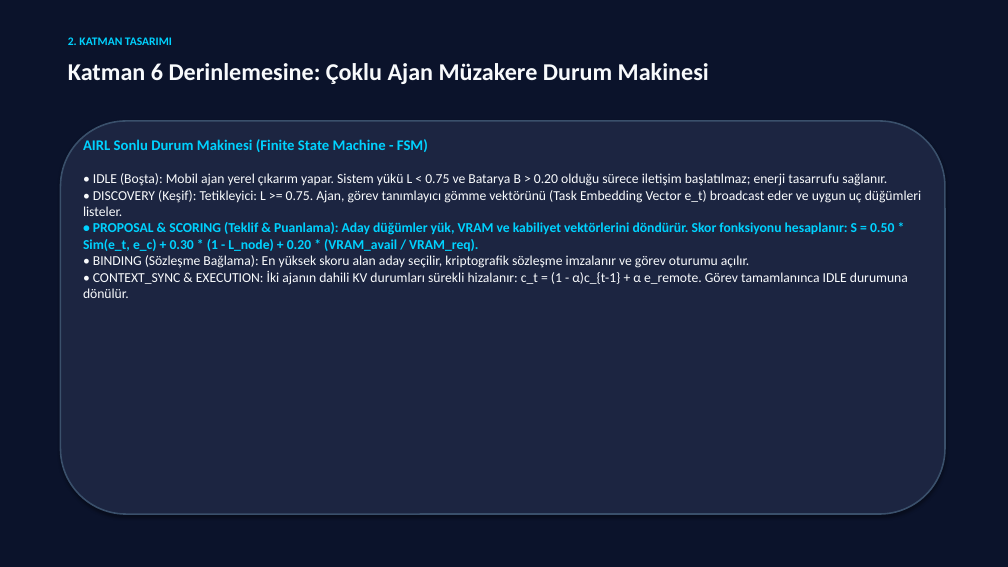
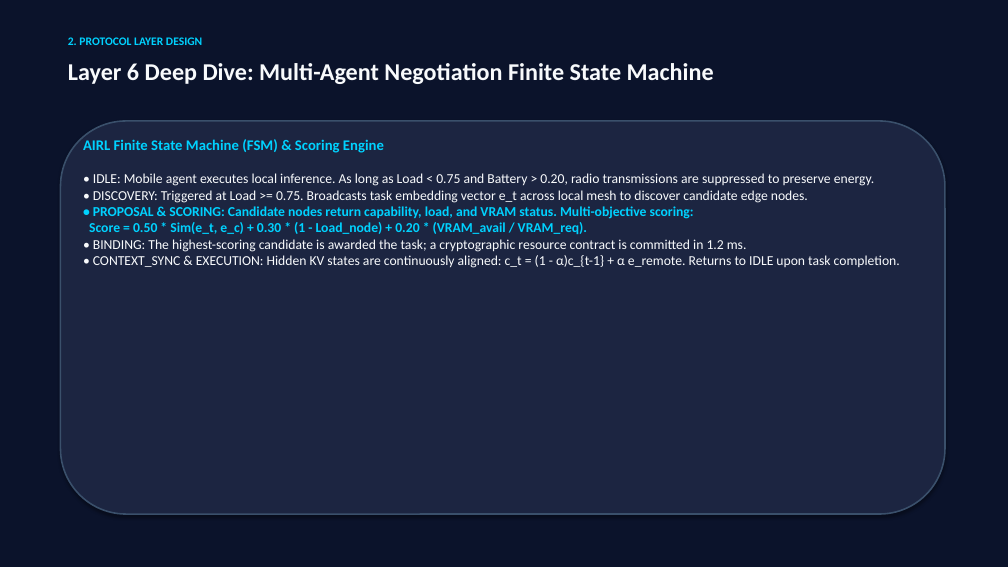
Before and after one commit to TalhaYolcu/saps, a slide deck: slide 7 of docs/SAPS_Presentation.pptx. Drawn at 1008x567 pixels with LibreOffice and Linux fonts; fonts in the diff are those of the drawing. Boxes give left, top, right and bottom in pixels: in the first picture for what was removed or moved away, otherwise in the second. Text is boxed around its words. In the diff, an @@ line names an element or a change of style, - is before the commit and + after.

```diff
--- a/docs/SAPS_Presentation.pptx
+++ b/docs/SAPS_Presentation.pptx
@@ text at bbox=[68, 37, 202, 45]: text changed @@
-2. KATMAN TASARIMI
+2. PROTOCOL LAYER DESIGN
@@ text at bbox=[68, 63, 714, 84]: text changed @@
-Katman 6 Derinlemesine: Çoklu Ajan Müzakere Durum Makinesi
+Layer 6 Deep Dive: Multi-Agent Negotiation Finite State Machine
@@ text at bbox=[83, 139, 384, 153]: text changed @@
-AIRL Sonlu Durum Makinesi (Finite State Machine - FSM)
+AIRL Finite State Machine (FSM) & Scoring Engine
@@ text at bbox=[89, 173, 900, 268]: text changed @@
-• IDLE (Boşta): Mobil ajan yerel çıkarım yapar. Sistem yükü L < 0.75 ve Batarya B > 0.20 olduğu sürece iletişim başlatılmaz; enerji tasarrufu sağlanır.
-• DISCOVERY (Keşif): Tetikleyici: L >= 0.75. Ajan, görev tanımlayıcı gömme vektörünü (Task Embedding Vector e_t) broadcast eder ve uygun uç düğümleri listeler.
-• PROPOSAL & SCORING (Teklif & Puanlama): Aday düğümler yük, VRAM ve kabiliyet vektörlerini döndürür. Skor fonksiyonu hesaplanır: S = 0.50 * Sim(e_t, e_c) + 0.30 * (1 - L_node) + 0.20 * (VRAM_avail / VRAM_req).
-• BINDING (Sözleşme Bağlama): En yüksek skoru alan aday seçilir, kriptografik sözleşme imzalanır ve görev oturumu açılır.
-• CONTEXT_SYNC & EXECUTION: İki ajanın dahili KV durumları sürekli hizalanır: c_t = (1 - α)c_{t-1} + α e_remote. Görev tamamlanınca IDLE durumuna dönülür.
+• IDLE: Mobile agent executes local inference. As long as Load < 0.75 and Battery > 0.20, radio transmissions are suppressed to preserve energy.
+• DISCOVERY: Triggered at Load >= 0.75. Broadcasts task embedding vector e_t across local mesh to discover candidate edge nodes.
+• PROPOSAL & SCORING: Candidate nodes return capability, load, and VRAM status. Multi-objective scoring:
+Score = 0.50 * Sim(e_t, e_c) + 0.30 * (1 - Load_node) + 0.20 * (VRAM_avail / VRAM_req).
+• BINDING: The highest-scoring candidate is awarded the task; a cryptographic resource contract is committed in 1.2 ms.
+• CONTEXT_SYNC & EXECUTION: Hidden KV states are continuously aligned: c_t = (1 - α)c_{t-1} + α e_remote. Returns to IDLE upon task completion.
```
Also in this commit, not shown: 23 other slides changed, 2 slides added, 2 slides removed, 2 other files.
